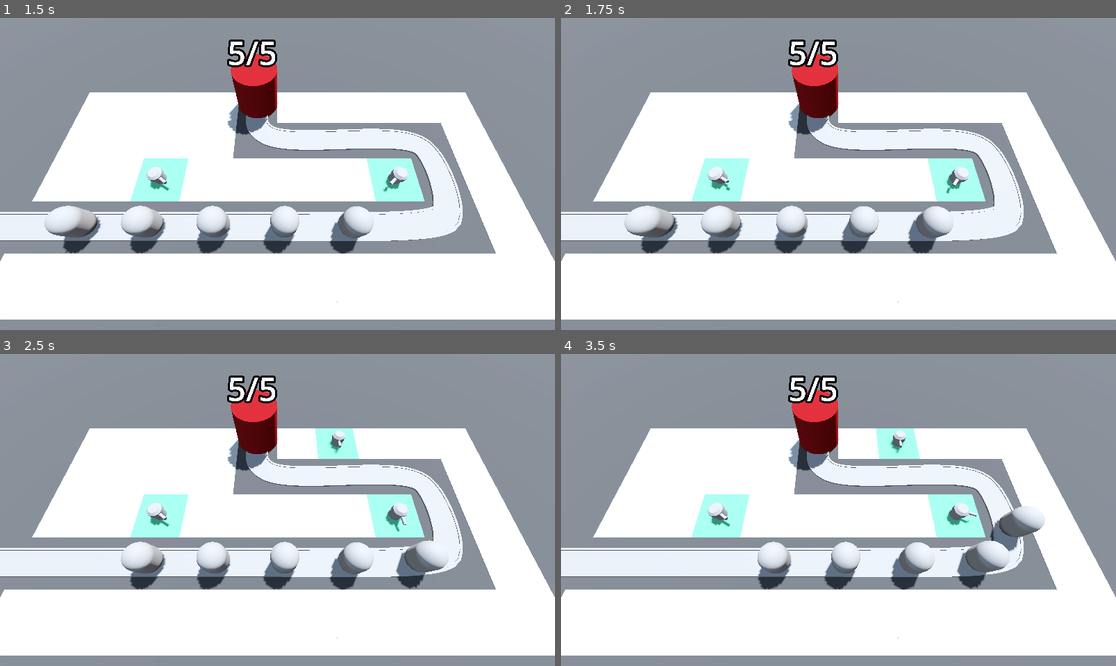
Above: before the commit, frames 1-4 (two rows, left to right).
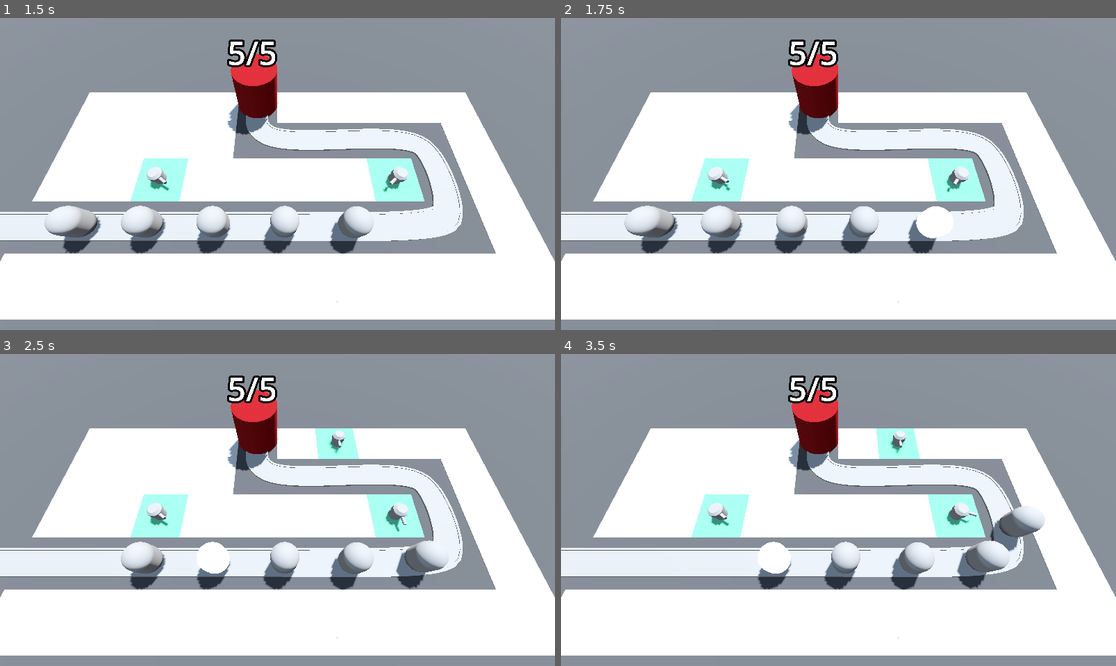
Above: after the commit, the same moments.

Repository: brianlove/Udemy-Godot-Barbarian-Blaster
Game: Godot game, scene res://BaseLevel.tscn
Same seed, same stepped clock (60 frames per second), same inputs: the game is played once before the commit and once after it.
Inputs (mouse positions are in pixels of both pictures, inside the frame that each line leads up to):
- Up to frame 1 (1.5 s): move the mouse to (399, 158) at 0.52 s; press the mouse at (399, 158) at 0.53 s; move the mouse to (166, 189) at 1.27 s; release the mouse at (166, 189) at 1.28 s; click (166, 189) at 1.35 s
- Up to frame 2 (1.75 s): no input
- Up to frame 3 (2.5 s): move the mouse to (333, 441) at 2.02 s; press the mouse at (333, 441) at 2.03 s
- Up to frame 4 (3.5 s): move the mouse to (810, 572) at 2.77 s; release the mouse at (810, 572) at 2.78 s; click (810, 572) at 2.85 s

Frame 1 is identical in both runs. In frame 2, 0.4% of the frame differs, in the area x 63-72%, y 53-71%; in frame 3, 0.4%; in frame 4, 0.4%.

Commit message:
Add animations to turrets and enemies
Add animations when turrets fire and when enemies take damage.

Diff:
--- a/Enemy/Enemy.gd
+++ b/Enemy/Enemy.gd
@@ -4,9 +4,12 @@
 @export var speed: float = 5
 
 @onready var base = get_tree().get_first_node_in_group("base")
+@onready var animation_player: AnimationPlayer = $AnimationPlayer
 
 var current_health: int:
 	set(new_health):
+		if new_health < current_health:
+			animation_player.play("TakeDamage")
 		current_health = new_health
 		if current_health < 1:
 			queue_free()
--- a/Enemy/Enemy.tscn
+++ b/Enemy/Enemy.tscn
@@ -6,9 +6,50 @@
 radius = 1.0
 height = 3.0
 
+[sub_resource type="StandardMaterial3D" id="StandardMaterial3D_w7ual"]
+no_depth_test = true
+shading_mode = 0
+
 [sub_resource type="CapsuleShape3D" id="CapsuleShape3D_vcfvx"]
 radius = 1.0
 height = 3.0
+
+[sub_resource type="Animation" id="Animation_cp3s4"]
+resource_name = "TakeDamage"
+length = 0.1
+tracks/0/type = "value"
+tracks/0/imported = false
+tracks/0/enabled = true
+tracks/0/path = NodePath("DamageHighlight:visible")
+tracks/0/interp = 1
+tracks/0/loop_wrap = true
+tracks/0/keys = {
+"times": PackedFloat32Array(0, 0.1),
+"transitions": PackedFloat32Array(1, 1),
+"update": 1,
+"values": [true, false]
+}
+
+[sub_resource type="Animation" id="Animation_h4quq"]
+length = 0.001
+tracks/0/type = "value"
+tracks/0/imported = false
+tracks/0/enabled = true
+tracks/0/path = NodePath("DamageHighlight:visible")
+tracks/0/interp = 1
+tracks/0/loop_wrap = true
+tracks/0/keys = {
+"times": PackedFloat32Array(0),
+"transitions": PackedFloat32Array(1),
+"update": 1,
+"values": [false]
+}
+
+[sub_resource type="AnimationLibrary" id="AnimationLibrary_wvv0a"]
+_data = {
+"RESET": SubResource("Animation_h4quq"),
+"TakeDamage": SubResource("Animation_cp3s4")
+}
 
 [node name="Enemy" type="PathFollow3D"]
 transform = Transform3D(-4.3711e-08, 0, -0.999991, 0, 1, 0, 0.999991, 0, -4.3711e-08, 0, 0, 0)
@@ -19,8 +60,19 @@
 transform = Transform3D(1, 0, 0, 0, 1, 0, 0, 0, 1, 0, 1.5, 0)
 mesh = SubResource("CapsuleMesh_b8qv5")
 
+[node name="DamageHighlight" type="MeshInstance3D" parent="."]
+transform = Transform3D(1, 0, 0, 0, 1, 0, 0, 0, 1, 0, 1.5, 0)
+visible = false
+material_override = SubResource("StandardMaterial3D_w7ual")
+mesh = SubResource("CapsuleMesh_b8qv5")
+
 [node name="Area3D" type="Area3D" parent="." groups=["enemy_area"]]
 
 [node name="CollisionShape3D" type="CollisionShape3D" parent="Area3D"]
 transform = Transform3D(1, 0, 0, 0, 1, 0, 0, 0, 1, 0, 1.5, 0)
 shape = SubResource("CapsuleShape3D_vcfvx")
+
+[node name="AnimationPlayer" type="AnimationPlayer" parent="."]
+libraries = {
+"": SubResource("AnimationLibrary_wvv0a")
+}
--- a/Turret/Turret.gd
+++ b/Turret/Turret.gd
@@ -7,6 +7,7 @@
 @export var range: float = 10.0
 
 @onready var barrel: MeshInstance3D = $TurretBase/TurretTop/Barrel
+@onready var animation_player: AnimationPlayer = $AnimationPlayer
 
 func _physics_process(delta: float) -> void:
 	target = find_best_target()
@@ -20,6 +21,7 @@
 		add_child(shot)
 		shot.direction = global_transform.basis.z
 		shot.global_position = barrel.global_position
+		animation_player.play("Fire")
 
 
 func find_best_target() -> PathFollow3D:
--- a/Turret/Turret.tscn
+++ b/Turret/Turret.tscn
@@ -20,6 +20,43 @@
 top_radius = 0.4
 bottom_radius = 0.6
 height = 0.2
+
+[sub_resource type="Animation" id="Animation_4uh2u"]
+resource_name = "Fire"
+length = 0.3
+tracks/0/type = "value"
+tracks/0/imported = false
+tracks/0/enabled = true
+tracks/0/path = NodePath("TurretBase/TurretTop/Barrel:position")
+tracks/0/interp = 1
+tracks/0/loop_wrap = true
+tracks/0/keys = {
+"times": PackedFloat32Array(0.015234, 0.3),
+"transitions": PackedFloat32Array(1, 1),
+"update": 0,
+"values": [Vector3(0, 0, 0.5), Vector3(0, 0, 0.75)]
+}
+
+[sub_resource type="Animation" id="Animation_x24uc"]
+length = 0.001
+tracks/0/type = "value"
+tracks/0/imported = false
+tracks/0/enabled = true
+tracks/0/path = NodePath("TurretBase/TurretTop/Barrel:position")
+tracks/0/interp = 1
+tracks/0/loop_wrap = true
+tracks/0/keys = {
+"times": PackedFloat32Array(0),
+"transitions": PackedFloat32Array(1),
+"update": 0,
+"values": [Vector3(0, 0, 0.75)]
+}
+
+[sub_resource type="AnimationLibrary" id="AnimationLibrary_t2v7k"]
+_data = {
+"Fire": SubResource("Animation_4uh2u"),
+"RESET": SubResource("Animation_x24uc")
+}
 
 [node name="Turret" type="Node3D"]
 script = ExtResource("1_xr6sh")
@@ -45,4 +82,9 @@
 [node name="Timer" type="Timer" parent="."]
 autostart = true
 
+[node name="AnimationPlayer" type="AnimationPlayer" parent="."]
+libraries = {
+"": SubResource("AnimationLibrary_t2v7k")
+}
+
 [connection signal="timeout" from="Timer" to="." method="_on_timer_timeout"]
Not shown: 1 places in Enemy/Enemy.tscn that only renumber resources
Not shown: 1 places in Turret/Turret.tscn that only renumber resources
